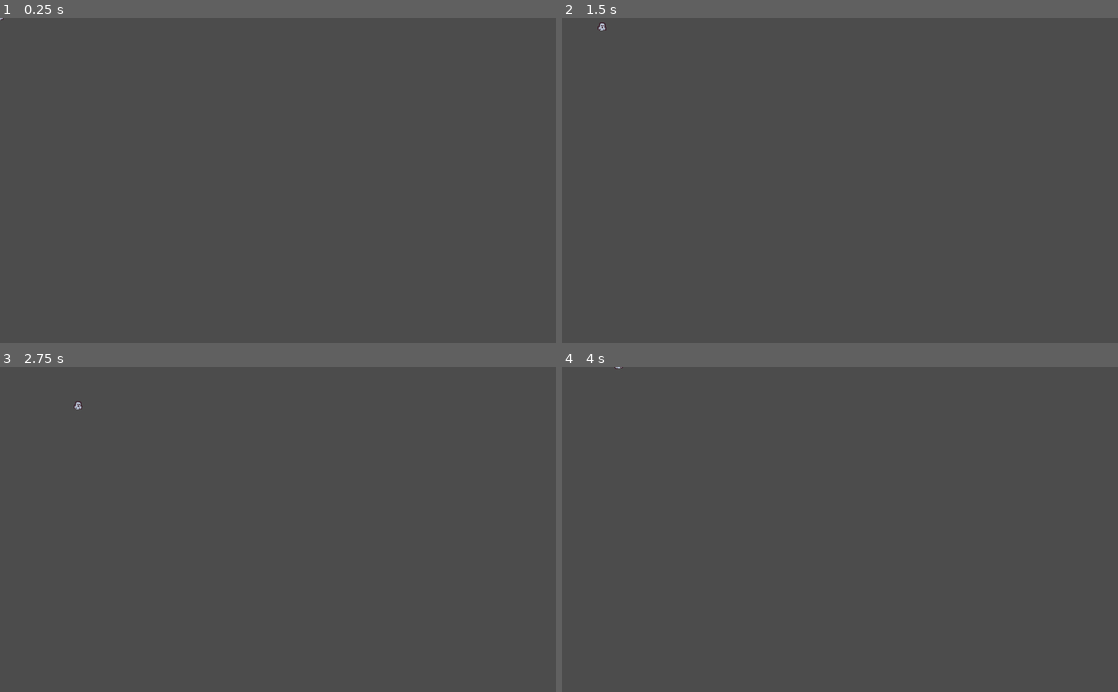
Above: before the commit, frames 1-4 (two rows, left to right).
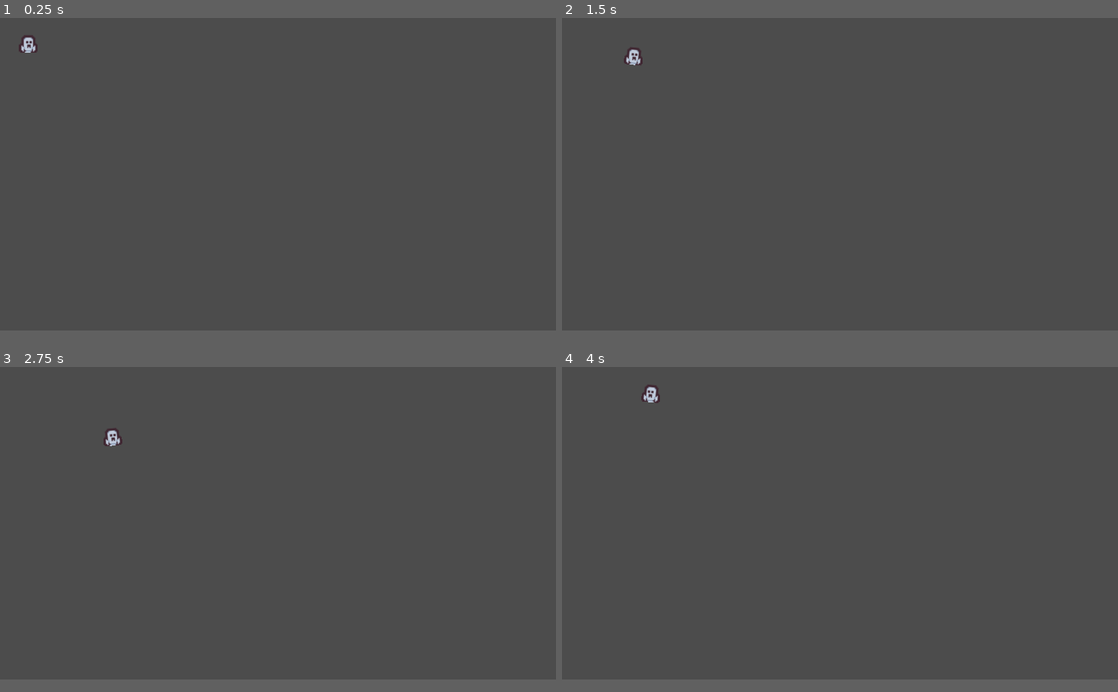
Above: after the commit, the same moments.

Repository: guschnwg/mega-repo
Game: Godot game, scene res://Main.tscn
Same seed, same stepped clock (60 frames per second), same inputs: the game is played once before the commit and once after it. Before the commit the project starts from res://Player.tscn.
Inputs:
- Up to frame 1 (0.25 s): no input
- Up to frame 2 (1.5 s): hold D (move_right) 0.53-1.28 s; hold S (move_down) from 1.28 s (still down)
- Up to frame 3 (2.75 s): release S (move_down) at 2.03 s; hold D (move_right) from 2.03 s (still down)
- Up to frame 4 (4 s): release D (move_right) at 2.78 s; hold W (move_up) 2.78-3.53 s; hold A (move_left) from 3.53 s (still down)
In our replay, the window is 800x468 before the commit and 800x450 after it. These sizes can differ from the game's own. Grey fills any space a smaller window leaves; there, only what the larger window draws over its background counts as a difference.

The runs differ from the first frame. In frame 1, 0.1% of the frame differs, in the area x 0-7%, y 0-11%; in frame 2, 0.2%; in frame 3, 0.2%, in the area x 13-22%, y 10-25%; in frame 4, 0.1%.

Commit message:
Drop this many things here

Diff:
--- /dev/null
+++ b/godot/MyFirstGame/Main.tscn
@@ -0,0 +1,7 @@
+[gd_scene load_steps=2 format=2]
+
+[ext_resource path="res://Player.tscn" type="PackedScene" id=2]
+
+[node name="Main" type="Node2D"]
+
+[node name="Player" parent="." instance=ExtResource( 2 )]
--- a/godot/MyFirstGame/Player.tscn
+++ b/godot/MyFirstGame/Player.tscn
@@ -7,6 +7,7 @@
 extents = Vector2( 8, 7.5 )
 
 [node name="Player" type="Area2D"]
+position = Vector2( 50, 50 )
 script = ExtResource( 2 )
 __meta__ = {
 "_edit_group_": true
@@ -14,14 +15,16 @@
 
 [node name="CollisionShape2D" type="CollisionShape2D" parent="."]
 position = Vector2( -1, -4.5 )
+scale = Vector2( 2, 2 )
 shape = SubResource( 11 )
 
 [node name="Sprite" type="Sprite" parent="."]
 position = Vector2( -1, -5 )
+scale = Vector2( 2, 2 )
 texture = ExtResource( 1 )
 
 [node name="ShakeTimer" type="Timer" parent="."]
-wait_time = 0.5
+wait_time = 0.25
 one_shot = true
 autostart = true
 
--- a/godot/MyFirstGame/project.godot
+++ b/godot/MyFirstGame/project.godot
@@ -11,10 +11,13 @@
 [application]
 
 config/name="MyFirstGame"
-run/main_scene="res://Player.tscn"
+run/main_scene="res://Main.tscn"
 
 [display]
 
+window/size/width=960
+window/size/height=540
+window/size/resizable=false
 window/size/test_width=960
 window/size/test_height=540
 window/handheld/orientation="portrait"
Binary file removed: godot/MyFirstGame/280x158.png
Not shown, removed: godot/MyFirstGame/280x158.png.import
Binary file removed: godot/MyFirstGame/840x500.png
Not shown, removed: godot/MyFirstGame/840x500.png.import
Binary file removed: godot/MyFirstGame/960x544.png
Not shown, removed: godot/MyFirstGame/960x544.png.import
Binary file changed: godot/MyFirstGame/icon.png
Not shown, changed: godot/Makefile
Not shown, added: godot/MyFirstGame/GDOT00001.vpk
